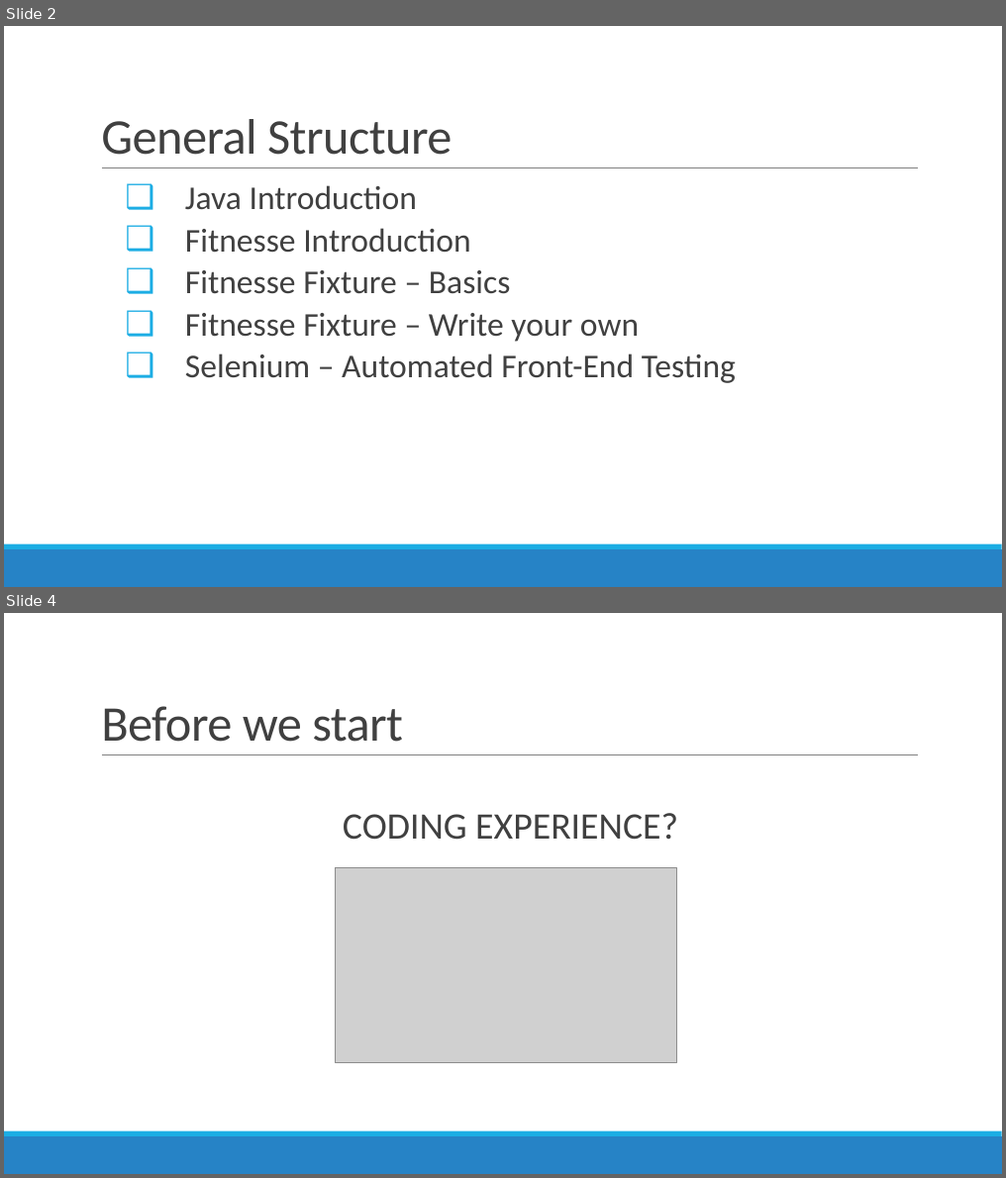
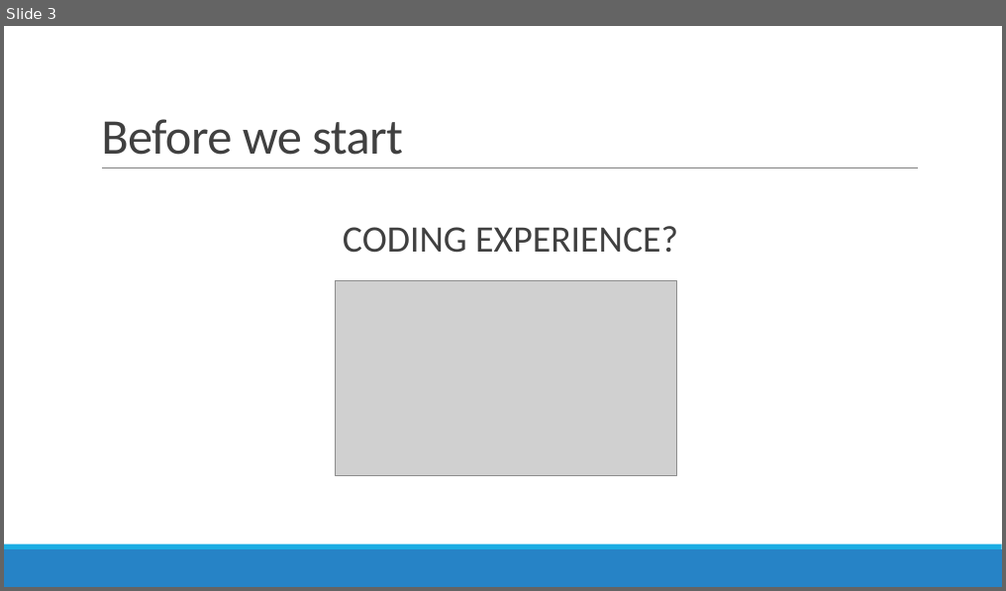
Before and after one commit to atrifan/shield_training, a slide deck: Java Training – Part 1.pptx. Shown one above the other, each under a label of ours: slides 2 and 4 before the commit, slide 3 after it; the slides between them are not shown. The pictures are 1006x1178 and 1006x591 pixels, drawn with LibreOffice and Linux fonts; fonts in the diff are those of the drawing; grey boxes stand for pictures. Boxes give left, top, right and bottom in pixels: in the first picture for what was removed or moved away, otherwise in the second. Text is boxed around its words. In the diff, an @@ line names an element or a change of style, - is before the commit and + after.

```diff
--- a/Java Training – Part 1.pptx
+++ b/Java Training – Part 1.pptx
@@ slide 2 removed at (4, 26, 1002, 587), background #FFFFFF; not listed: 3 template elements that a slide beside it also shows @@
@@ title removed at (101, 119, 451, 155) @@
-General Structure
@@ text removed at (185, 185, 736, 383) @@
-    ❑ Java Introduction
-    ❑ Fitnesse Introduction
-    ❑ Fitnesse Fixture – Basics
-    ❑ Fitnesse Fixture – Write your own
-    ❑ Selenium – Automated Front-End Testing
@@ what was slide 4 is now slide 3 @@
```
Also in this commit, not shown: 2 slides changed, 5 other files.
